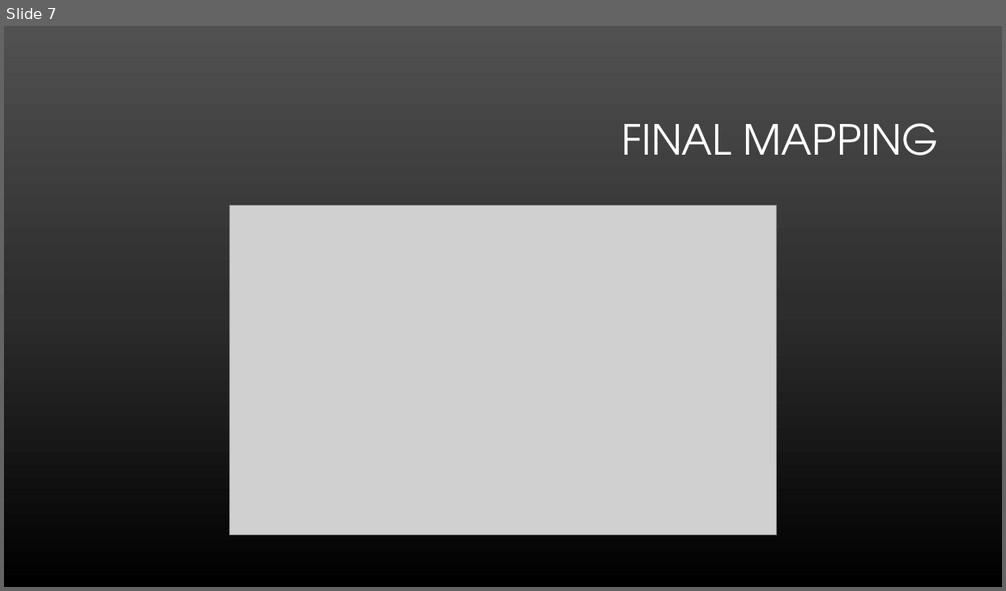
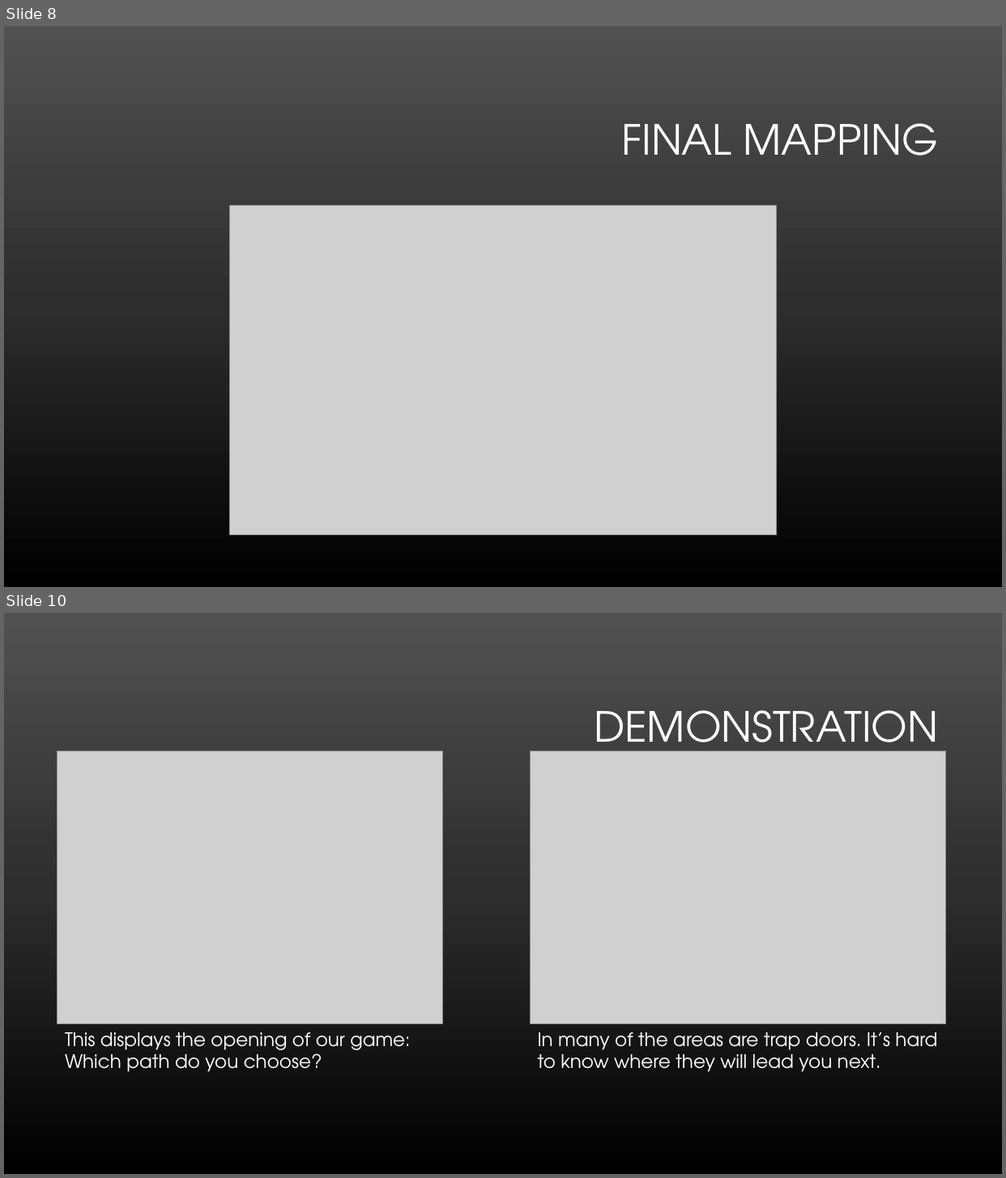
Before and after one commit to kTeaBear/Malice-in-Pyland, a slide deck: CST205 - Final Project Powerpoint.pptx. Shown one above the other, each under a label of ours: slide 7 before the commit, slides 8 and 10 after it; the slides between them are not shown. The pictures are 1006x591 and 1006x1178 pixels, drawn with LibreOffice and Linux fonts; fonts in the diff are those of the drawing; grey boxes stand for pictures; background and template pictures are left out. Boxes give left, top, right and bottom in pixels: in the first picture for what was removed or moved away, otherwise in the second. Text is boxed around its words. In the diff, an @@ line names an element or a change of style, - is before the commit and + after.

```diff
--- a/CST205 - Final Project Powerpoint.pptx
+++ b/CST205 - Final Project Powerpoint.pptx
@@ slide 10 added at (x1=4, y1=613, x2=1002, y2=1174), background gradient #515151 to #2E2E2E to #000000 @@
@@ title added at (x1=594, y1=710, x2=938, y2=761), 40 pt, text #FFFFFF @@
+DEMONSTRATION
@@ picture added at (x1=57, y1=751, x2=443, y2=1024) @@
@@ picture added at (x1=530, y1=751, x2=946, y2=1024) @@
@@ text added at (x1=65, y1=1033, x2=410, y2=1072), 18 pt, text #FFFFFF @@
+This displays the opening of our game: Which path do you choose?
@@ text added at (x1=538, y1=1033, x2=937, y2=1072), 18 pt, text #FFFFFF @@
+In many of the areas are trap doors. It’s hard to know where they will lead you next.
@@ what was slide 7 is now slide 8 @@
```
Also in this commit, not shown: 5 slides changed, 2 other slides added, 1 slide removed.
